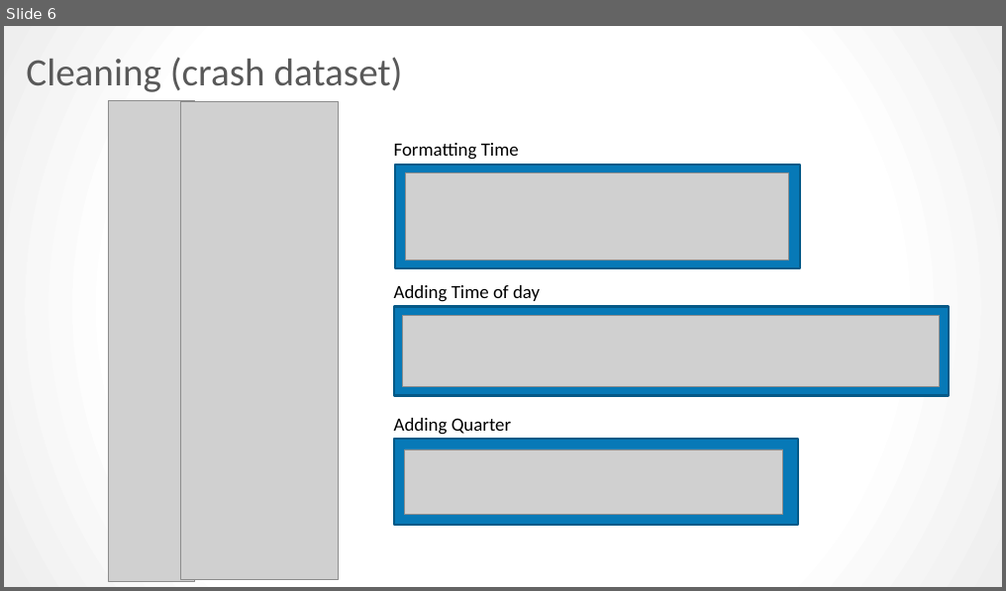
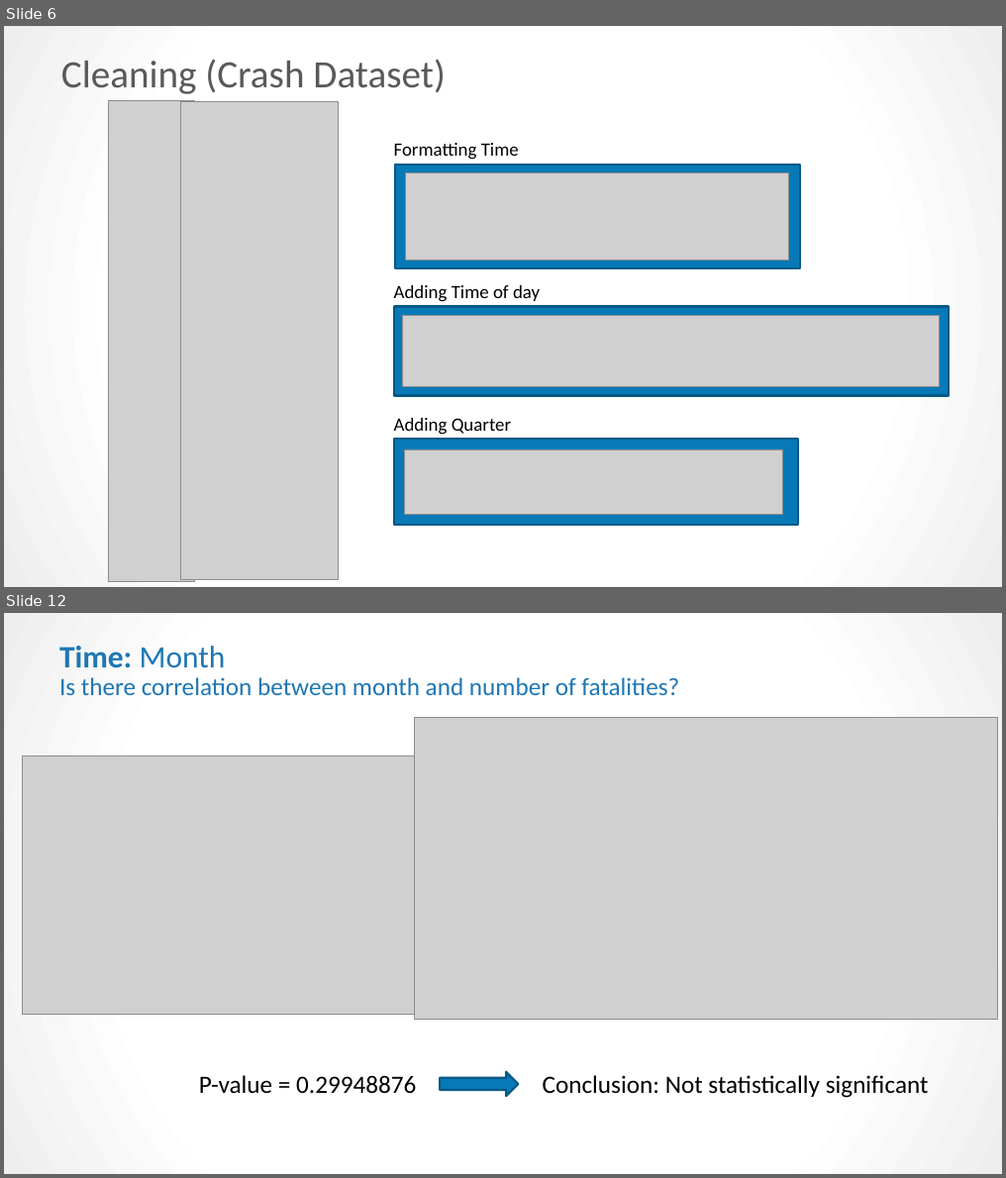
Before and after one commit to kpellas/Project_1, a slide deck: Project Presentation.pptx. Shown one above the other, each under a label of ours: slide 6 before the commit, slides 6 and 12 after it; the slides between them are not shown. The pictures are 1006x591 and 1006x1178 pixels, drawn with LibreOffice and Linux fonts; fonts in the diff are those of the drawing; grey boxes stand for pictures. Boxes give left, top, right and bottom in pixels: in the first picture for what was removed or moved away, otherwise in the second. Text is boxed around its words. In the diff, an @@ line names an element or a change of style, - is before the commit and + after.

```diff
--- a/Project Presentation.pptx
+++ b/Project Presentation.pptx
@@ slide 12 added at (4, 613, 1002, 1174), background gradient #FFFFFF to #EEEEEE @@
@@ text added at (59, 646, 226, 668), 30 pt, text #1F77B4, bold @@
+Time: Month
@@ text added at (59, 677, 679, 695), 24 pt, text #1F77B4 @@
+Is there correlation between month and number of fatalities?
@@ picture added at (414, 718, 997, 1020) @@
@@ picture added at (23, 756, 414, 1014) @@
@@ text added at (199, 1075, 416, 1094), 24 pt, text #000000 @@
+P-value = 0.29948876
@@ right arrow added at (440, 1072, 519, 1096), fill #0779B7, outline #055A87 2 pt @@
@@ text added at (543, 1075, 929, 1098), 24 pt, text #000000 @@
+Conclusion: Not statistically significant
@@ slide 6 changed as well @@
@@ title at (61, 59, 445, 94): text changed @@
-Cleaning (crash dataset)
+Cleaning (Crash Dataset)
```
Also in this commit, not shown: 4 other slides changed, 22 other slides added, 9 slides removed.
